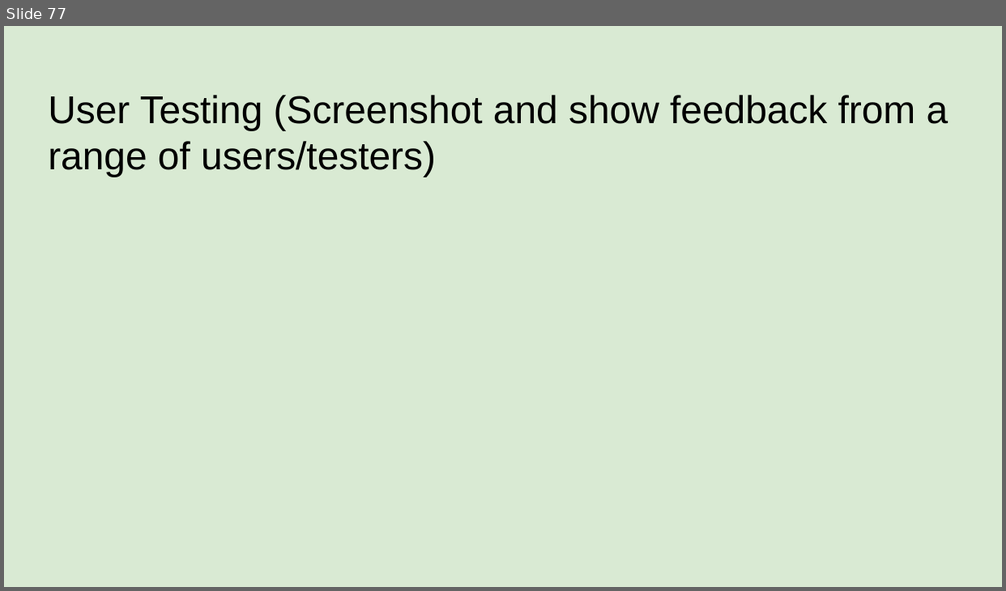
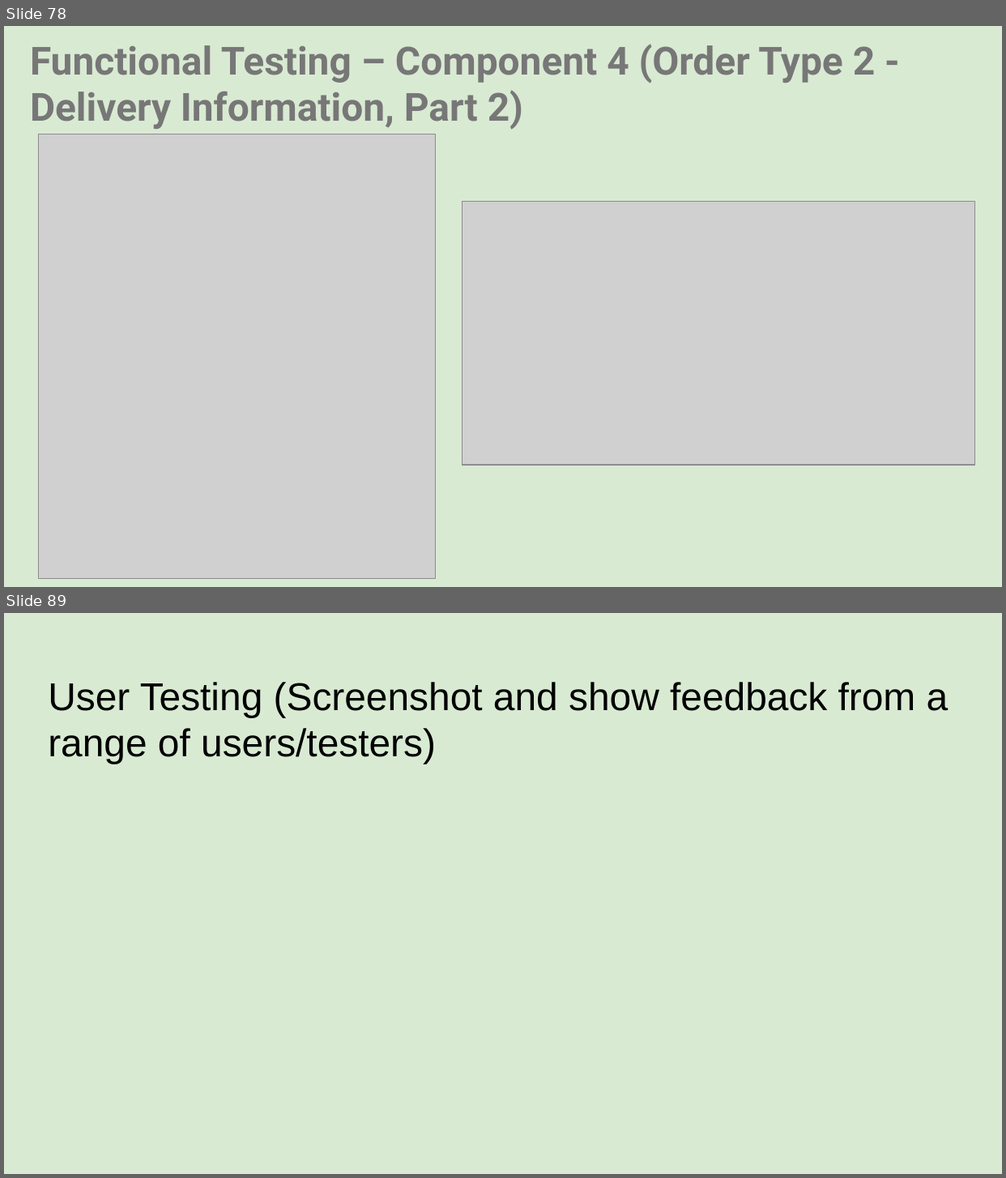
Before and after one commit to danettp/ds_nuts_bot, a slide deck: Danett Pepito - 000_91896 _ 91897 Documentation - 2150400 (Git).pptx. Shown one above the other, each under a label of ours: slide 77 before the commit, slides 78 and 89 after it; the slides between them are not shown. The pictures are 1006x591 and 1006x1178 pixels, drawn with LibreOffice and Linux fonts; fonts in the diff are those of the drawing; grey boxes stand for pictures; background and template pictures are left out. Boxes give left, top, right and bottom in pixels: in the first picture for what was removed or moved away, otherwise in the second. Text is boxed around its words. In the diff, an @@ line names an element or a change of style, - is before the commit and + after.

Commit message:
Created lists for len function
Refining main program by creating lists for method, nuts, and prices.

```diff
--- a/Danett Pepito - 000_91896 _ 91897 Documentation - 2150400 (Git).pptx
+++ b/Danett Pepito - 000_91896 _ 91897 Documentation - 2150400 (Git).pptx
@@ slide 78 added at <box>4,26,1002,587</box>, background picture (left out) @@
@@ title added at <box>30,44,875,130</box>, 28 pt, text #777777, bold @@
+Functional Testing – Component 4 (Order Type 2 - Delivery Information, Part 2)
@@ picture added at <box>39,134,436,579</box> @@
@@ picture added at <box>462,202,975,465</box> @@
@@ what was slide 77 is now slide 89 @@
```
Also in this commit, not shown: 72 slides changed, 14 other slides added, 3 slides removed, 3 other files.
